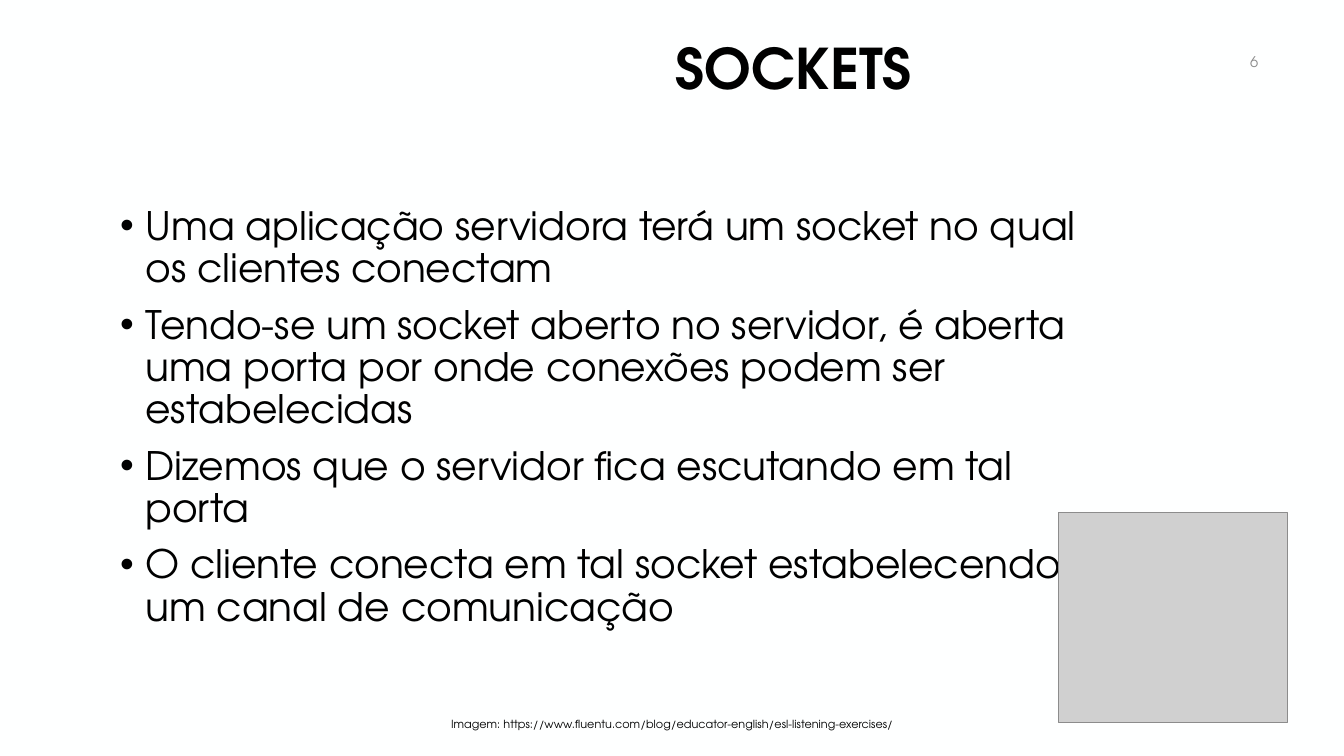
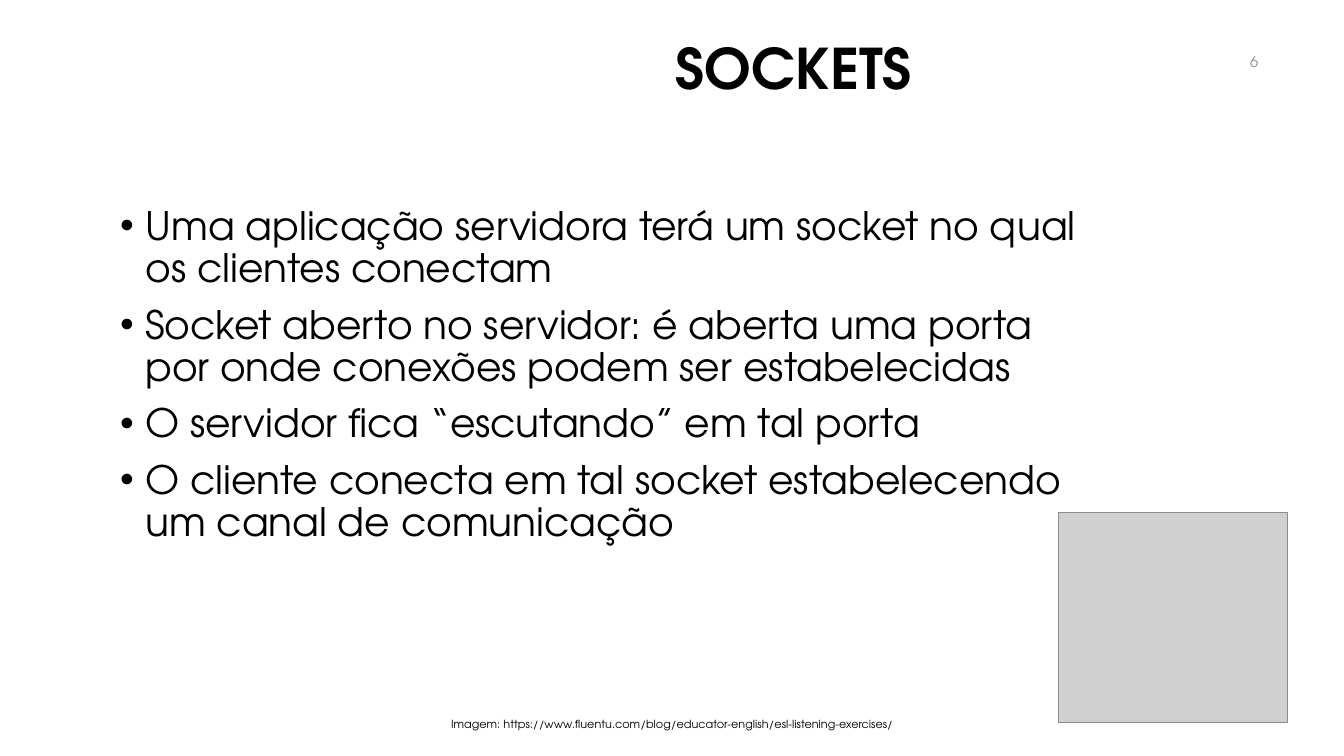
Before and after one commit to manoelcampos/sd-java-socket-chat, a slide deck: slide 6 of chat-sockets.pptx. Drawn at 1344x756 pixels with LibreOffice and Linux fonts; fonts in the diff are those of the drawing; grey boxes stand for pictures; background and template pictures are left out. Boxes give left, top, right and bottom in pixels: in the first picture for what was removed or moved away, otherwise in the second. Text is boxed around its words. In the diff, an @@ line names an element or a change of style, - is before the commit and + after.

Commit message:
Atualiza apresentação chat sockets

```diff
--- a/chat-sockets.pptx
+++ b/chat-sockets.pptx
@@ text at [145, 309, 1032, 445]: text changed @@
-• Tendo-se um socket aberto no servidor, é aberta uma porta por onde conexões podem ser estabelecidas
-• Dizemos que o servidor fica escutando em tal porta
+• Socket aberto no servidor: é aberta uma porta por onde conexões podem ser estabelecidas
+• O servidor fica “escutando” em tal porta
```
Also in this commit, not shown: 4 other slides changed.
